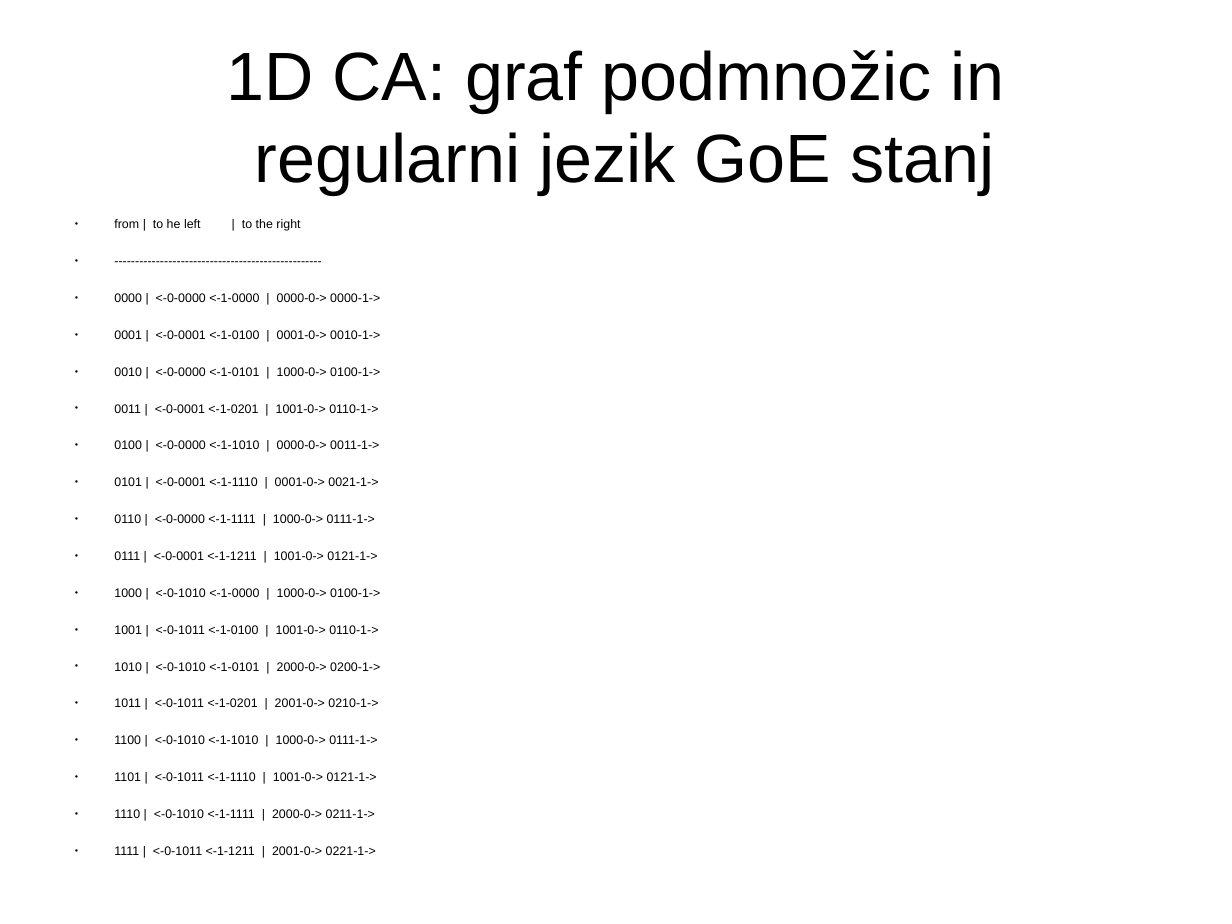
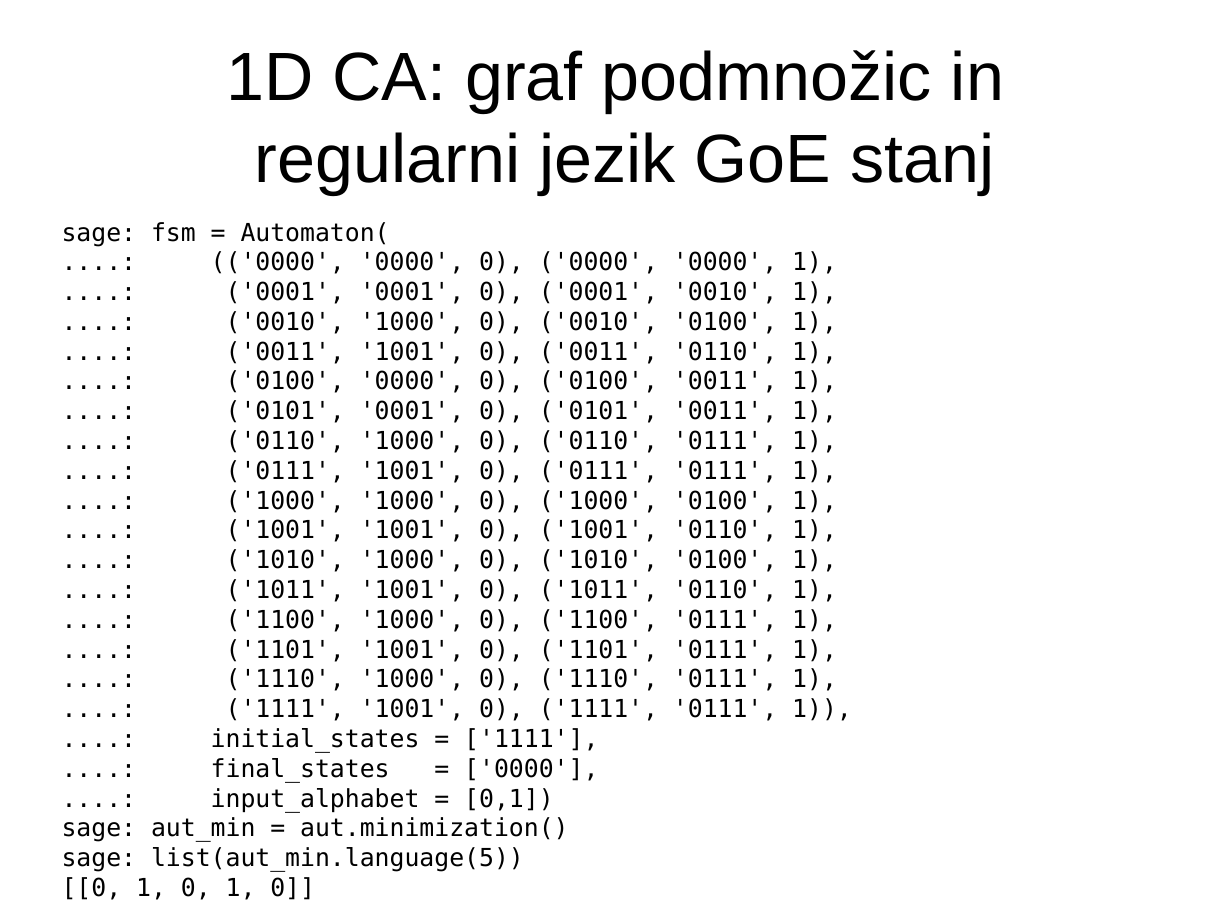
Before and after one commit to jeras/fri-latex-templates, a slide deck: slide 9 of predstavitev/predstavitev.odp. Drawn at 1232x924 pixels with LibreOffice and Linux fonts; fonts in the diff are those of the drawing. Boxes give left, top, right and bottom in pixels: in the first picture for what was removed or moved away, otherwise in the second. Text is boxed around its words. In the diff, an @@ line names an element or a change of style, - is before the commit and + after.

```diff
--- a/predstavitev/predstavitev.odp
+++ b/predstavitev/predstavitev.odp
@@ text at [62,222,852,872]: text changed; size 8 to 16 pt; font Arial to DejaVu Sans Mono @@
-● from | to he left | to the right
-● --------------------------------------------------
-● 0000 | <-0-0000 <-1-0000 | 0000-0-> 0000-1->
-● 0001 | <-0-0001 <-1-0100 | 0001-0-> 0010-1->
-● 0010 | <-0-0000 <-1-0101 | 1000-0-> 0100-1->
-● 0011 | <-0-0001 <-1-0201 | 1001-0-> 0110-1->
-● 0100 | <-0-0000 <-1-1010 | 0000-0-> 0011-1->
-● 0101 | <-0-0001 <-1-1110 | 0001-0-> 0021-1->
-● 0110 | <-0-0000 <-1-1111 | 1000-0-> 0111-1->
-● 0111 | <-0-0001 <-1-1211 | 1001-0-> 0121-1->
-● 1000 | <-0-1010 <-1-0000 | 1000-0-> 0100-1->
-● 1001 | <-0-1011 <-1-0100 | 1001-0-> 0110-1->
-● 1010 | <-0-1010 <-1-0101 | 2000-0-> 0200-1->
-● 1011 | <-0-1011 <-1-0201 | 2001-0-> 0210-1->
-● 1100 | <-0-1010 <-1-1010 | 1000-0-> 0111-1->
-● 1101 | <-0-1011 <-1-1110 | 1001-0-> 0121-1->
-● 1110 | <-0-1010 <-1-1111 | 2000-0-> 0211-1->
-● 1111 | <-0-1011 <-1-1211 | 2001-0-> 0221-1->
+sage: fsm = Automaton(
+....: (('0000', '0000', 0), ('0000', '0000', 1),
+....: ('0001', '0001', 0), ('0001', '0010', 1),
+....: ('0010', '1000', 0), ('0010', '0100', 1),
+....: ('0011', '1001', 0), ('0011', '0110', 1),
+....: ('0100', '0000', 0), ('0100', '0011', 1),
+....: ('0101', '0001', 0), ('0101', '0011', 1),
+....: ('0110', '1000', 0), ('0110', '0111', 1),
+....: ('0111', '1001', 0), ('0111', '0111', 1),
+....: ('1000', '1000', 0), ('1000', '0100', 1),
+....: ('1001', '1001', 0), ('1001', '0110', 1),
+....: ('1010', '1000', 0), ('1010', '0100', 1),
+....: ('1011', '1001', 0), ('1011', '0110', 1),
+....: ('1100', '1000', 0), ('1100', '0111', 1),
+....: ('1101', '1001', 0), ('1101', '0111', 1),
+....: ('1110', '1000', 0), ('1110', '0111', 1),
+....: ('1111', '1001', 0), ('1111', '0111', 1)),
+....: initial_states = ['1111'],
+....: final_states = ['0000'],
+....: input_alphabet = [0,1])
+sage: aut_min = aut.minimization()
+sage: list(aut_min.language(5))
+[[0, 1, 0, 1, 0]]
```
Also in this commit, not shown: 1 other file.
